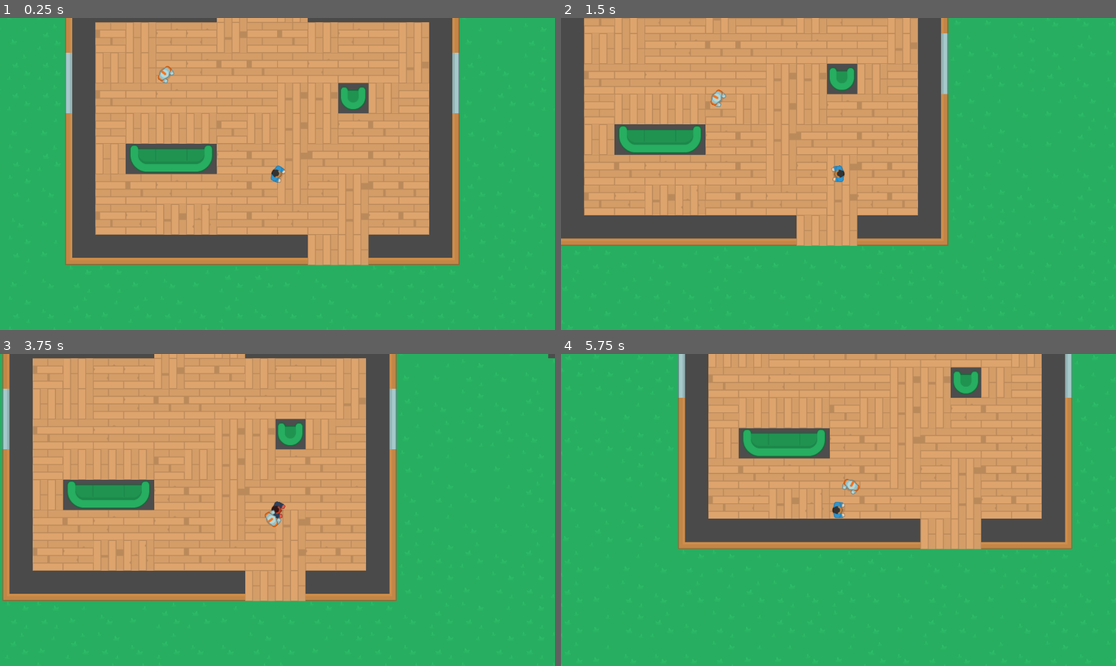
Above: before the commit, frames 1-4 (two rows, left to right).
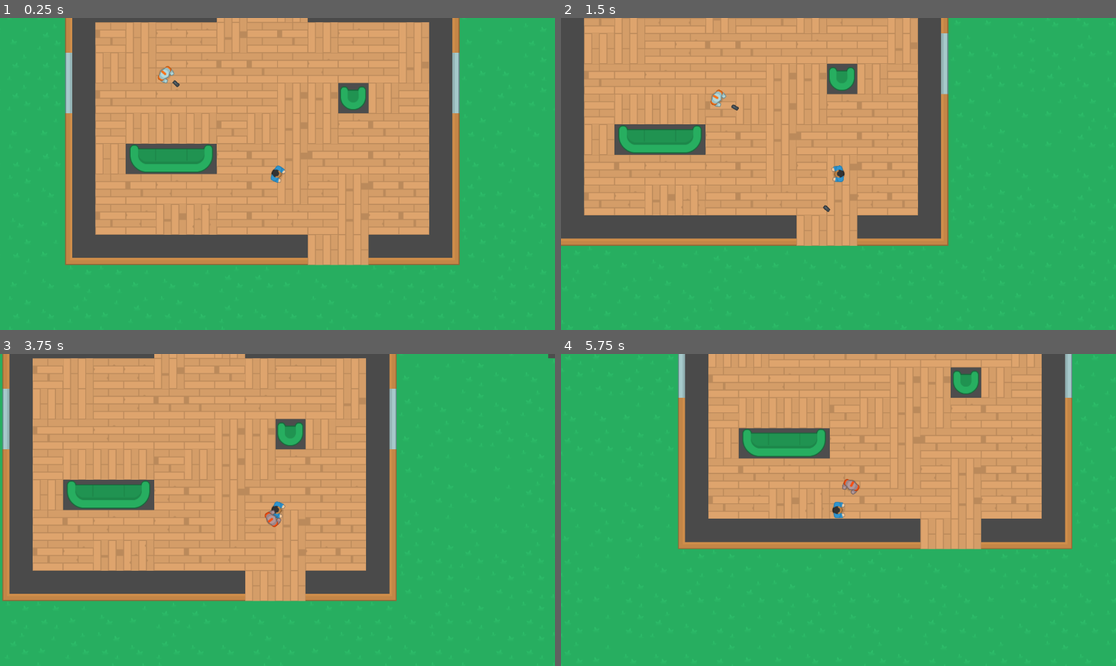
Above: after the commit, the same moments.

Repository: Kwiasek/PG2D_topdown_shooter
Game: Godot game, scene res://scenes/Arena.tscn
Two runs of this game, one before a commit and one after it. Both use one fixed random seed, a clock stepped at 60 frames per second and the inputs below. The project has no main scene, so this scene is started directly.
Inputs (mouse positions are in pixels of both pictures, inside the frame that each line leads up to):
- Up to frame 1 (0.25 s): no input
- Up to frame 2 (1.5 s): move the mouse to (960, 158) at 0.52 s; hold Right (ui_right) 0.53-1.28 s; move the mouse to (727, 189) at 1.27 s; hold Down (ui_down) from 1.28 s (still down)
- Up to frame 3 (3.75 s): move the mouse to (333, 441) at 2.02 s; release Down (ui_down) at 2.03 s; hold Right (ui_right) 2.03-2.78 s; move the mouse to (249, 572) at 2.77 s; hold Up (ui_up) 2.78-3.53 s; move the mouse to (444, 556) at 3.52 s; hold Left (ui_left) from 3.53 s (still down)
- Up to frame 4 (5.75 s): move the mouse to (672, 463) at 4.27 s; move the mouse to (866, 510) at 5.02 s; release Left (ui_left) at 5.03 s; hold Down (ui_down) from 5.03 s (still down)

The runs differ from the first frame. In frame 1, less than 0.1% of the frame differs, in the area x 29-33%, y 16-23%; in frame 2, less than 0.1%; in frame 3, 0.2%, in the area x 47-52%, y 47-56%; in frame 4, less than 0.1%.

Commit message:
Implement projectile bullet and optimal melee/range weapon switching system

Diff:
--- /dev/null
+++ b/scenes/bullet.gd
@@ -0,0 +1,29 @@
+extends Area2D
+class_name Bullet
+
+@export var speed: float = 450.0
+@export var damage: float = 10.0
+@export var lifetime: float = 3.0
+
+var direction: Vector2 = Vector2.RIGHT
+var shooter: Node2D = null
+
+func _ready() -> void:
+	body_entered.connect(_on_body_entered)
+
+	var timer = get_tree().create_timer(lifetime)
+	timer.timeout.connect(queue_free)
+
+func _physics_process(delta: float) -> void:
+	position += direction * speed * delta
+
+func _on_body_entered(body: Node2D) -> void:
+	if body == shooter or body is Enemy:
+		return
+
+	print("Pocisk uderzył w obiekt: ", body.name)
+
+	if body.has_method("take_damage"):
+		body.take_damage(damage)
+
+	queue_free()
--- /dev/null
+++ b/scenes/bullet.tscn
@@ -0,0 +1,20 @@
+[gd_scene format=3 uid="uid://sf7tnf8lg6lu"]
+
+[ext_resource type="Texture2D" uid="uid://bdro5heym6l6x" path="res://assets/sprites/gun/weapon_gun.png" id="1_mkf8s"]
+[ext_resource type="Script" uid="uid://jybxwehh7ns4" path="res://scenes/bullet.gd" id="1_y25gk"]
+
+[sub_resource type="CapsuleShape2D" id="CapsuleShape2D_y25gk"]
+radius = 5.0
+height = 20.0
+
+[node name="Bullet" type="Area2D" unique_id=1788884640]
+collision_layer = 16
+collision_mask = 7
+script = ExtResource("1_y25gk")
+
+[node name="Sprite2D" type="Sprite2D" parent="." unique_id=222350695]
+texture = ExtResource("1_mkf8s")
+
+[node name="CollisionShape2D" type="CollisionShape2D" parent="." unique_id=275338897]
+rotation = 1.5707964
+shape = SubResource("CapsuleShape2D_y25gk")
--- a/scenes/enemy.gd
+++ b/scenes/enemy.gd
@@ -1,19 +1,28 @@
 extends CharacterBody2D
 class_name Enemy
+
+enum WeaponMode { MELEE, RANGED }
+
+@export var bullet_scene: PackedScene = preload("res://scenes/bullet.tscn")
+@export var melee_range: float = 35.0
+@export var melee_switch_threshold: float = 90.0
+@export var ranged_max_range: float = 400.0
+
+@export var melee_damage: float = 20.0
+@export var melee_cooldown: float = 0.8
+
+@export var ranged_cooldown: float = 1.2
 
 @export var speed: float = 160.0
 @export var ray_count: int = 16
 @export var look_ahead_distance: float = 80.0
-@export var attack_range: float = 35.0
-@export var damage: float = 15.0
-@export var attack_cooldown: float = 1.0
-
-@export var jump_speed: float = 240.0
+
 @export var jump_duration: float = 0.45
 @export var jump_trigger_distance: float = 65.0
 var is_jumping: bool = false
 var jump_cooldown_timer: float = 0.0
 
+var current_weapon: WeaponMode = WeaponMode.RANGED
 var player: Node2D = null
 var ray_directions: Array[Vector2] = []
 var chosen_dir: Vector2 = Vector2.ZERO
@@ -51,32 +60,42 @@
 
 	var dist_to_player = global_position.distance_to(player.global_position)
 	var dir_to_player = (player.global_position - global_position).normalized()
-
-	# Obrót w stronę wybranego kierunku ruchu lub gracza
-	if velocity.length() > 10.0:
+	var has_los = check_line_of_sight()
+
+	update_weapon_choice(dist_to_player, has_los)
+
+	# Obrót
+	if current_weapon == WeaponMode.RANGED and has_los:
+		rotation = lerp_angle(rotation, dir_to_player.angle(), 12.0 * delta)
+	elif velocity.length() > 10.0:
 		rotation = lerp_angle(rotation, velocity.angle(), 10.0 * delta)
 	else:
 		rotation = lerp_angle(rotation, dir_to_player.angle(), 10.0 * delta)
 
 	# Sprawdzenie możliwości przeskoczenia przeszkody
-	if jump_cooldown_timer <= 0.0 and dist_to_player > attack_range:
+	if jump_cooldown_timer <= 0.0 and dist_to_player > melee_range:
 		if should_jump_over_obstacle(dir_to_player):
 			perform_jump(dir_to_player)
 			return
 
-	# Atak wręcz w zasięgu
-	if dist_to_player <= attack_range:
-		velocity = Vector2.ZERO
-		if attack_timer <= 0.0:
-			perform_melee_attack()
-			attack_timer = attack_cooldown
-		move_and_slide()
-		return
-
-	# Obliczenie optymalnego kierunku
+	# Logika ataku dla wybranej broni
+	if current_weapon == WeaponMode.MELEE:
+		if dist_to_player <= melee_range:
+			velocity = Vector2.ZERO
+			if attack_timer <= 0.0:
+				perform_melee_attack()
+				attack_timer = melee_cooldown
+			move_and_slide()
+			return
+	elif current_weapon == WeaponMode.RANGED:
+		if has_los and dist_to_player <= ranged_max_range:
+			if attack_timer <= 0.0:
+				shoot_projectile(dir_to_player)
+				attack_timer = ranged_cooldown
+
+
+	# Ruch
 	var target_direction = get_context_steering_direction(player.global_position)
-
-	# 4. Ruch
 	velocity = velocity.move_toward(target_direction * speed, speed * 8.0 * delta)
 	move_and_slide()
 
@@ -89,6 +108,47 @@
 	else:
 		stuck_timer = max(0.0, stuck_timer - delta)
 
+func update_weapon_choice(dist: float, has_los: bool) -> void:
+	if dist <= melee_switch_threshold:
+		if current_weapon != WeaponMode.MELEE:
+			current_weapon = WeaponMode.MELEE
+			modulate = Color(1.0, 0.7, 0.7)
+			print("Przeciwnik przełącza się na broń białą")
+	else:
+		if current_weapon != WeaponMode.RANGED:
+			current_weapon = WeaponMode.RANGED
+			modulate = Color.WHITE
+			print("Przeciwnik przełącza się na broń dystansową")
+
+func check_line_of_sight() -> bool:
+	if not is_instance_valid(player):
+		return false
+
+	var space_state = get_world_2d().direct_space_state
+	# Sprawdzamy czy nie ma ścian między graczem a przeciwnikiem
+	var mask = (1 << 0) | (1 << 1)
+	var query = PhysicsRayQueryParameters2D.create(
+		global_position,
+		player.global_position,
+		mask
+	)
+	query.exclude = [self]
+	var result = space_state.intersect_ray(query)
+
+	return result.is_empty()
+
+func shoot_projectile(direction: Vector2) -> void:
+	if not bullet_scene:
+		return
+
+	var bullet = bullet_scene.instantiate() as Bullet
+	bullet.global_position = global_position + direction * 25.0
+	bullet.direction = direction
+	bullet.rotation = direction.angle()
+	bullet.shooter = self
+
+	get_parent().add_child(bullet)
+
 func should_jump_over_obstacle(dir_to_player: Vector2) -> bool:
 	var space_state = get_world_2d().direct_space_state
 
@@ -201,4 +261,4 @@
 
 func perform_melee_attack() -> void:
 	if player and player.has_method("take_damage"):
-		player.take_damage(damage)
+		player.take_damage(melee_damage)
Not shown, added: scenes/bullet.gd.uid
